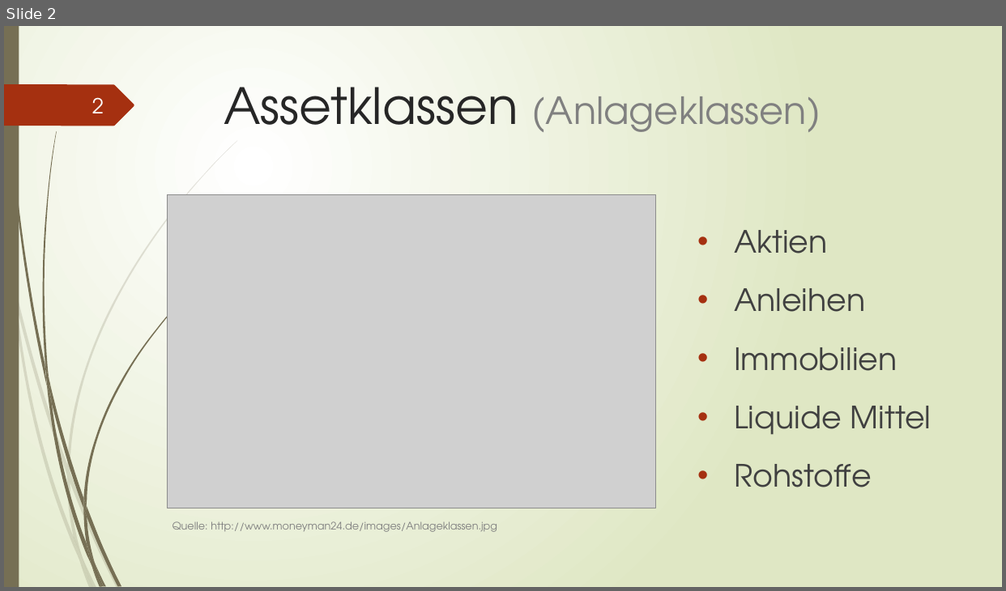
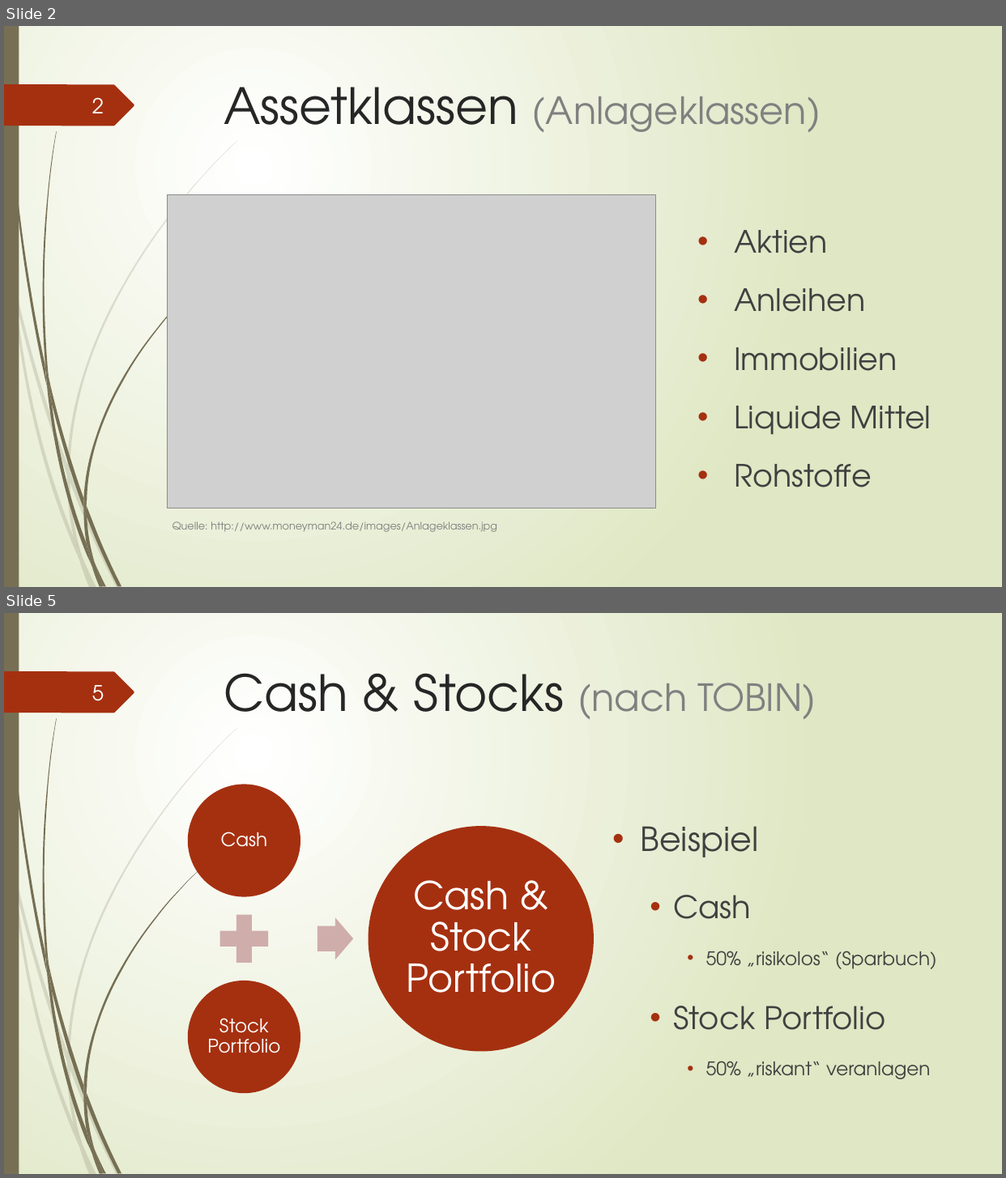
Before and after one commit to mathck/FINUE3, a slide deck: Files/Unsere Folien.pptx. Shown one above the other, each under a label of ours: slide 2 before the commit, slides 2 and 5 after it; the slides between them are not shown. The pictures are 1006x591 and 1006x1178 pixels, drawn with LibreOffice and Linux fonts; fonts in the diff are those of the drawing; grey boxes stand for pictures. Boxes give left, top, right and bottom in pixels: in the first picture for what was removed or moved away, otherwise in the second. Text is boxed around its words. In the diff, an @@ line names an element or a change of style, - is before the commit and + after.

```diff
--- a/Files/Unsere Folien.pptx
+++ b/Files/Unsere Folien.pptx
@@ slide 5 added at [4, 613, 1002, 1174], background gradient #FFFFFF to #DFE8C4; not listed: 24 template elements that a slide beside it also shows @@
@@ page number added at [92, 685, 104, 701], 20 pt, text #FEFFFF @@
+5
@@ title added at [224, 673, 816, 719], 48 pt, text #262626 @@
+Cash & Stocks (nach TOBIN)
@@ text added at [641, 826, 937, 1080], 18 pt, text #404040 @@
+• Beispiel
+  • Cash
+    • 50% „risikolos“ (Sparbuch)
+  • Stock Portfolio
+    • 50% „riskant“ veranlagen
@@ group added at [187, 785, 593, 1093]: 3 ellipses, 3 texts, 1 plus sign, 1 right arrow @@
+Cash
+Stock Portfolio
+Cash & Stock Portfolio
```
Also in this commit, not shown: 2 other slides added, 2 other files.
